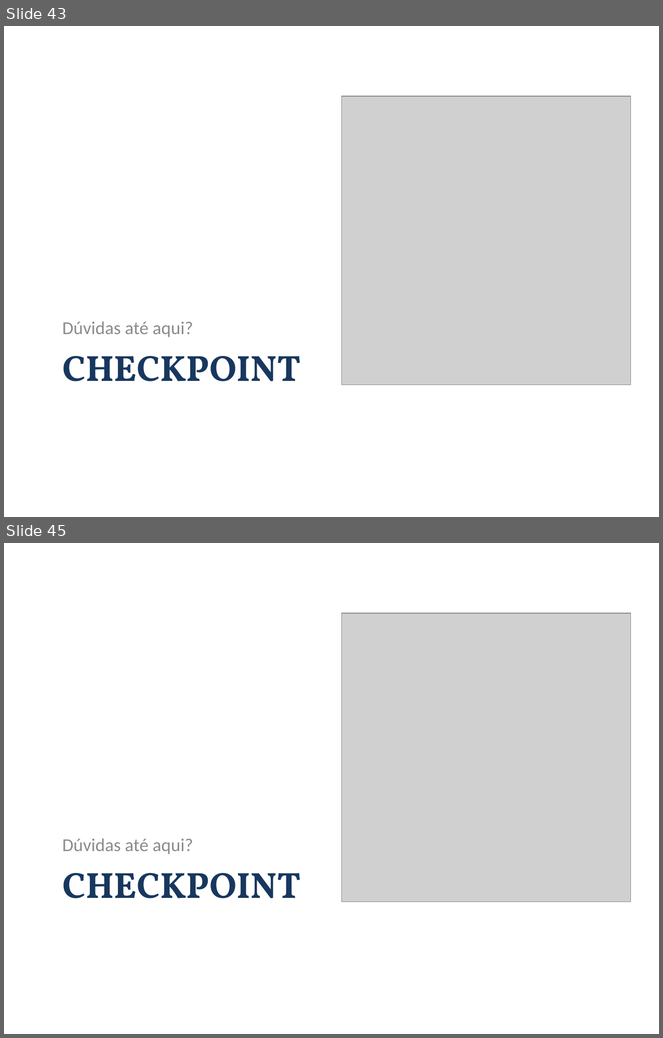
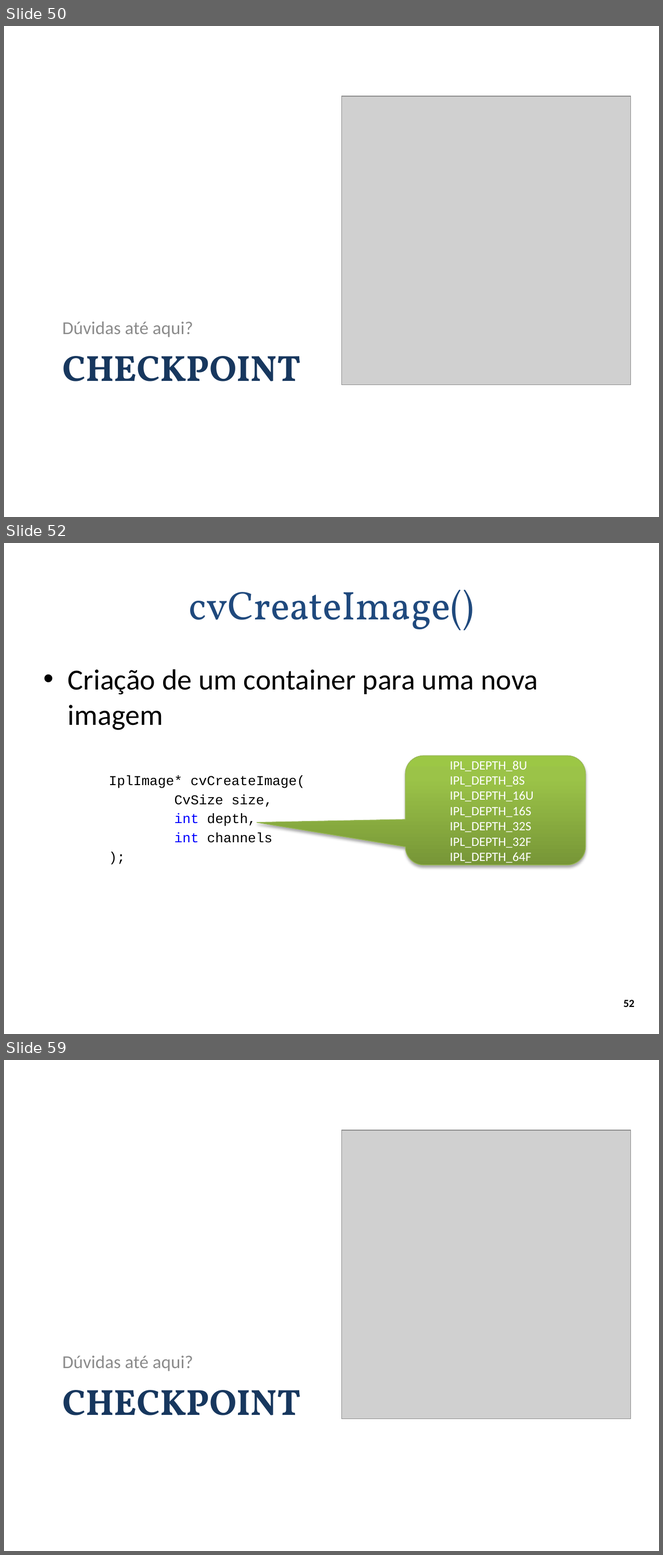
Before and after one commit to andrecurvello/tests-zingarelli, a slide deck: 1-Meus-Artigos/Minicurso-SemComp2011/minicurso-SemComp2011.pptx. Shown one above the other, each under a label of ours: slides 43 and 45 before the commit, slides 50, 52 and 59 after it; the slides between them are not shown. The pictures are 663x1038 and 663x1555 pixels, drawn with LibreOffice and Linux fonts; fonts in the diff are those of the drawing; grey boxes stand for pictures; background and template pictures are left out. Boxes give left, top, right and bottom in pixels: in the first picture for what was removed or moved away, otherwise in the second. Text is boxed around its words. In the diff, an @@ line names an element or a change of style, - is before the commit and + after.

Commit message:
SemComp 2011 - apresentação do minicurso: parte de imagem do OpenCV e parte de introdução ao 3D estereoscópico

```diff
--- a/1-Meus-Artigos/Minicurso-SemComp2011/minicurso-SemComp2011.pptx
+++ b/1-Meus-Artigos/Minicurso-SemComp2011/minicurso-SemComp2011.pptx
@@ slide 52 added at [4,543,659,1034], background #FFFFFF @@
@@ title added at [189,590,474,630], 44 pt, text #1F497D @@
+cvCreateImage()
@@ text added at [68,669,538,843], 15 pt, text #000000 @@
+• Criação de um container para uma nova imagem
+IplImage* cvCreateImage(
+CvSize size,
+int depth,
+int channels
+);
@@ rounded speech box added at [405,756,586,865], fill gradient #779737 to #9BC348 to #9DC746, outline #98B955 0.75 pt, 14 pt, text #FFFFFF @@
+  IPL_DEPTH_8U
+  IPL_DEPTH_8S
+  IPL_DEPTH_16U
+  IPL_DEPTH_16S
+  IPL_DEPTH_32S
+  IPL_DEPTH_32F
+  IPL_DEPTH_64F
@@ page number added at [624,1000,635,1007], 12 pt, text #000000, bold @@
+52
@@ what was slide 43 is now slide 50 @@
@@ what was slide 45 is now slide 59 @@
```
Also in this commit, not shown: 2 slides changed, 24 other slides added, 9 other files.
